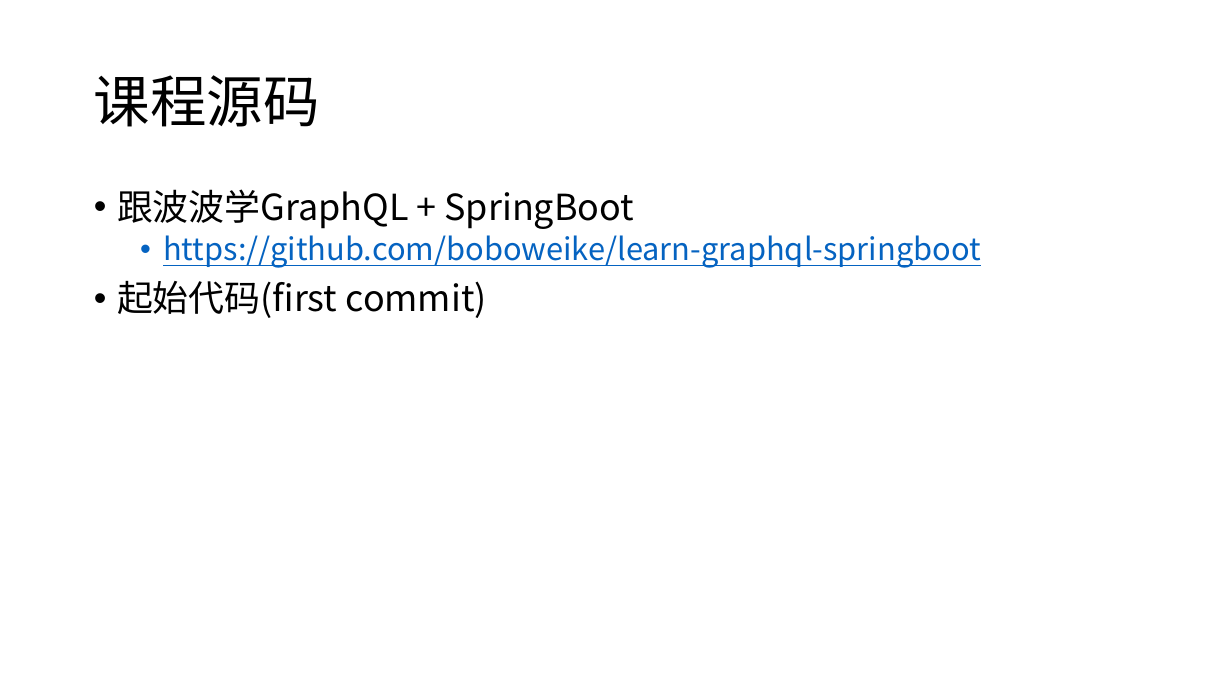
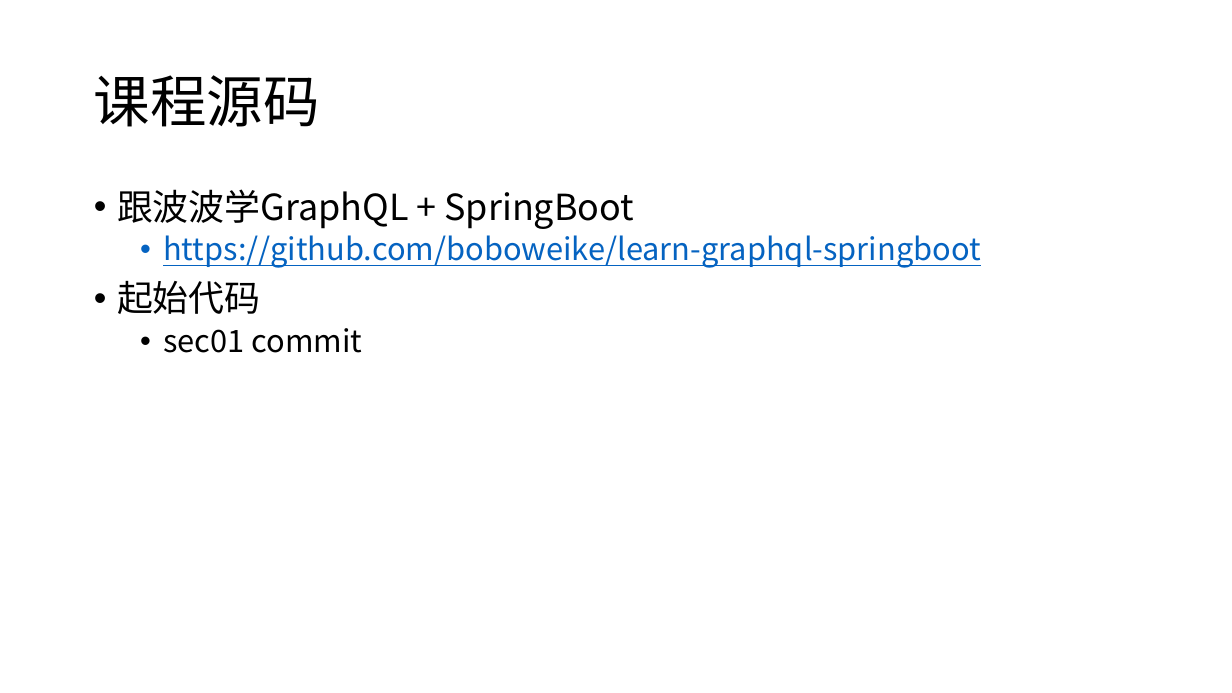
Before and after one commit to RelaxBin/learn-graphql-springboot, a slide deck: slide 6 of docs/sec01.pptx (slide 5 before the commit). Drawn at 1232x693 pixels with LibreOffice and Linux fonts; fonts in the diff are those of the drawing; background and template pictures are left out. Boxes give left, top, right and bottom in pixels: in the first picture for what was removed or moved away, otherwise in the second. Text is boxed around its words. In the diff, an @@ line names an element or a change of style, - is before the commit and + after.

```diff
--- a/docs/sec01.pptx
+++ b/docs/sec01.pptx
@@ text at box(117, 281, 363, 353): text changed; size 28 to 24 pt @@
-• 起始代码(first commit)
+• 起始代码
+  • sec01 commit
```
Also in this commit, not shown: 1 other slide changed, 1 slide added, 7 other files.
